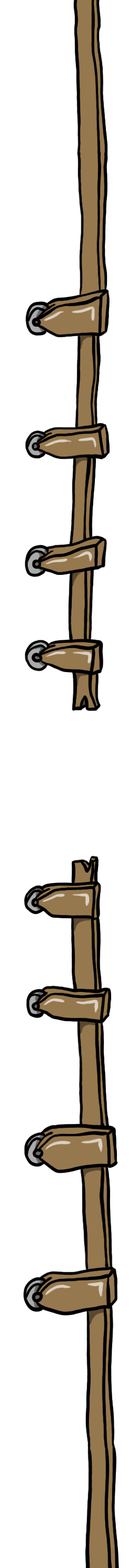
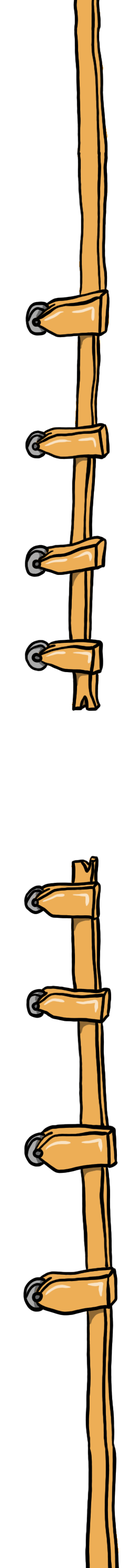
The second 129x1568 image is a revision of the first. Changes to its layers:
painted on "Ebene 13" over [33,0,119,1568]
